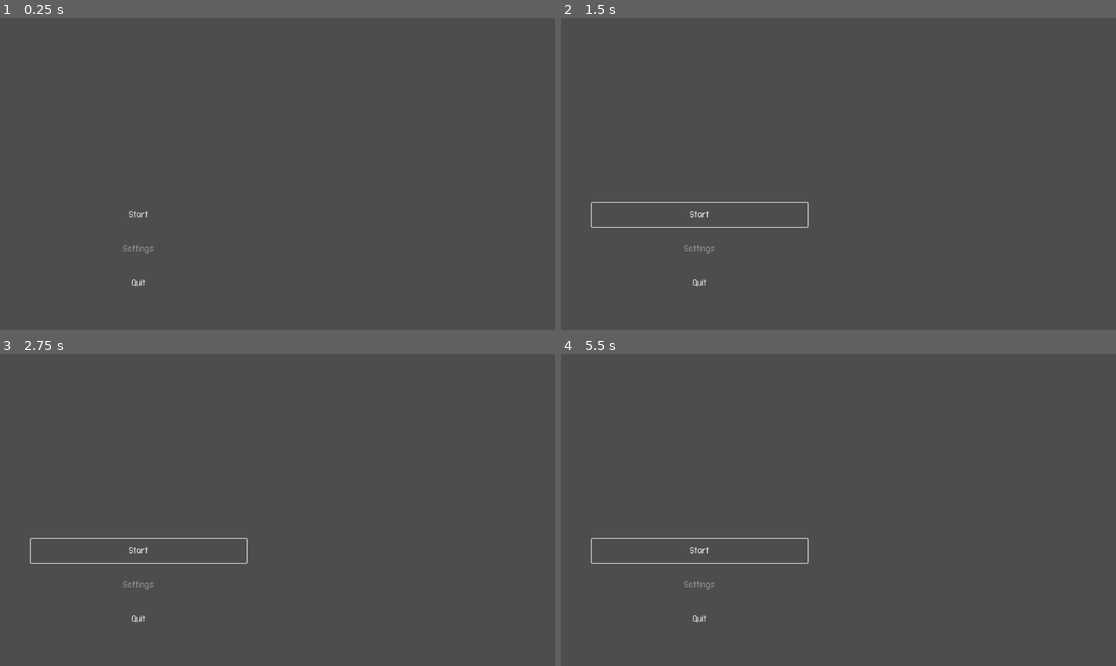
Above: before the commit, frames 1-4 (two rows, left to right).
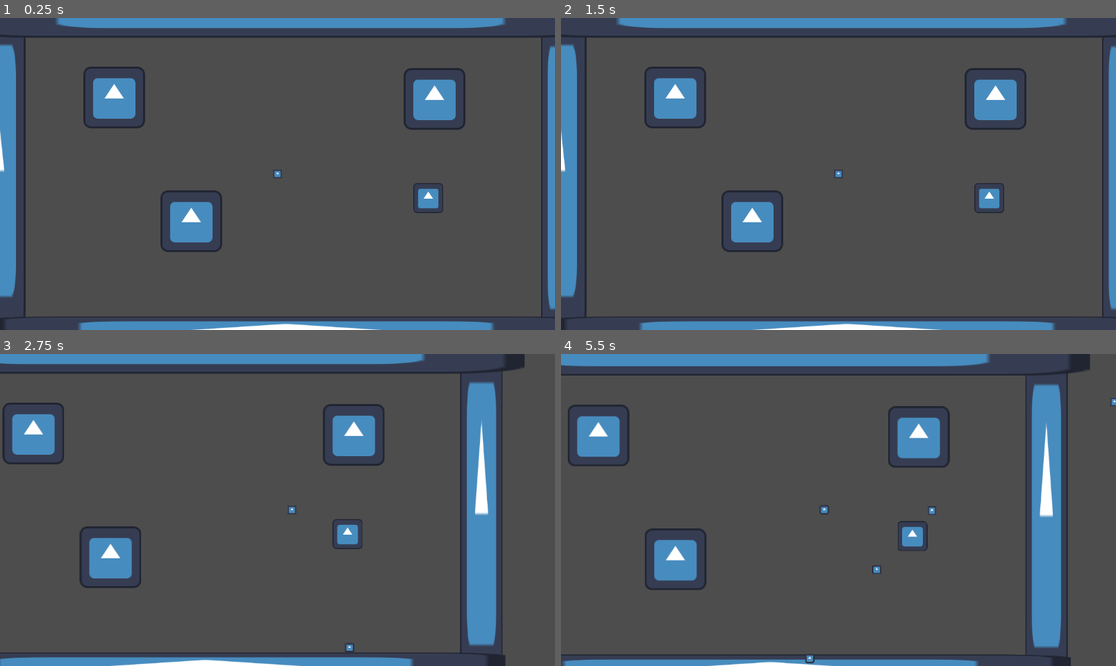
Above: after the commit, the same moments.

Repository: NassimNG20/up_dog
Game: Godot game, scene res://scenes/game_scene.tscn
Same seed, same stepped clock (60 frames per second), same inputs: the game is played once before the commit and once after it. Before the commit the project starts from res://scenes/menu/start_menu.tscn. The engine's default icon, where the game draws it, is replaced by a stand-in: a white triangle on a blue panel in a dark square.
Inputs (mouse positions are in pixels of both pictures, inside the frame that each line leads up to):
- Up to frame 1 (0.25 s): no input
- Up to frame 2 (1.5 s): click (699, 214) at 0.5 s, where only the run before the commit has a clickable "Start"; click (699, 214) at 1.25 s, where only the run before the commit has a clickable "Start"
- Up to frame 3 (2.75 s): tap Enter at 2 s; hold D (move_right) from 2.03 s (still down)
- Up to frame 4 (5.5 s): release D (move_right) at 2.78 s; hold S (move_down) 2.78-3.53 s; hold D (move_right) 3.53-4.28 s; hold W (move_up) 4.28-5.03 s; hold A (move_left) from 5.03 s (still down)

The runs differ from the first frame. In frame 1, 14% of the frame differs, in the area x 0-100%, y 0-100%; in frame 2, 14%; in frame 3, 16%; in frame 4, 16%.

Commit message:
Implement enemy spawning around player

Diff:
--- a/project.godot
+++ b/project.godot
@@ -11,7 +11,7 @@
 [application]
 
 config/name="up_dog"
-run/main_scene="uid://5fbr28jriqk0"
+run/main_scene="res://scenes/game_scene.tscn"
 config/features=PackedStringArray("4.5", "GL Compatibility")
 config/icon="res://icon.svg"
 
--- a/scenes/ennemies/ennemie_simple.tscn
+++ b/scenes/ennemies/ennemie_simple.tscn
@@ -9,7 +9,7 @@
 script = ExtResource("1_galhy")
 
 [node name="Icon" type="Sprite2D" parent="."]
-scale = Vector2(0.14453126, 0.14453126)
+scale = Vector2(0.144531, 0.144531)
 texture = ExtResource("2_rk54q")
 
 [node name="CollisionShape2D" type="CollisionShape2D" parent="."]
--- /dev/null
+++ b/scenes/ennemies/utils/enemy_spawner.tscn
@@ -0,0 +1,6 @@
+[gd_scene load_steps=2 format=3 uid="uid://dagqx0xyipp0o"]
+
+[ext_resource type="Script" uid="uid://b7rxdj8rpcoi8" path="res://scripts/ennemies/utils/enemy_spawner.gd" id="1_evgd2"]
+
+[node name="Enemy_spawner" type="Node2D"]
+script = ExtResource("1_evgd2")
--- a/scenes/game_scene.tscn
+++ b/scenes/game_scene.tscn
@@ -1,9 +1,10 @@
-[gd_scene load_steps=5 format=3 uid="uid://ctdmn1p2nso5w"]
+[gd_scene load_steps=6 format=3 uid="uid://ctdmn1p2nso5w"]
 
 [ext_resource type="Texture2D" uid="uid://cj5boxn577qh5" path="res://icon.svg" id="1_w5aja"]
 [ext_resource type="PackedScene" uid="uid://cdv8oci8fr3mx" path="res://scenes/main_player/player.tscn" id="2_onqr8"]
 [ext_resource type="PackedScene" uid="uid://2c73c2rxlu1x" path="res://scenes/ennemies/ennemie_simple.tscn" id="3_bw6k5"]
 [ext_resource type="PackedScene" uid="uid://cfb1n3vyvkj3a" path="res://scenes/camera/player_camera_2d.tscn" id="3_ycayy"]
+[ext_resource type="PackedScene" uid="uid://dagqx0xyipp0o" path="res://scenes/ennemies/utils/enemy_spawner.tscn" id="5_y3j0m"]
 
 [node name="game_scene" type="Node2D"]
 
@@ -15,11 +16,12 @@
 position = Vector2(-90, -56)
 
 [node name="Ennemie_simple" parent="." instance=ExtResource("3_bw6k5")]
-position = Vector2(-37, -127)
+position = Vector2(744, -280)
+smooth_speed = 200.0
 
 [node name="Icon" type="Sprite2D" parent="."]
-position = Vector2(501, -61.000008)
-scale = Vector2(0.6875, 6.484375)
+position = Vector2(501, -61)
+scale = Vector2(0.6875, 6.48438)
 texture = ExtResource("1_w5aja")
 
 [node name="Icon2" type="Sprite2D" parent="."]
@@ -29,16 +31,16 @@
 
 [node name="Icon3" type="Sprite2D" parent="."]
 position = Vector2(-83.5, -403)
-scale = Vector2(10.5390625, 1)
+scale = Vector2(10.5391, 1)
 texture = ExtResource("1_w5aja")
 
 [node name="Icon4" type="Sprite2D" parent="."]
-position = Vector2(-71.99999, 267)
-scale = Vector2(9.734375, 0.421875)
+position = Vector2(-72, 267)
+scale = Vector2(9.73438, 0.421875)
 texture = ExtResource("1_w5aja")
 
 [node name="Icon5" type="Sprite2D" parent="."]
-position = Vector2(222.99998, -6.000001)
+position = Vector2(223, -6)
 scale = Vector2(0.484375, 0.484375)
 texture = ExtResource("1_w5aja")
 
@@ -53,3 +55,6 @@
 [node name="Icon8" type="Sprite2D" parent="."]
 position = Vector2(-269, 42)
 texture = ExtResource("1_w5aja")
+
+[node name="Enemy_spawner" parent="." instance=ExtResource("5_y3j0m")]
+enemy_scene = ExtResource("3_bw6k5")
--- a/scenes/main_player/player.tscn
+++ b/scenes/main_player/player.tscn
@@ -11,7 +11,7 @@
 player_res = ExtResource("2_m355v")
 
 [node name="Icon" type="Sprite2D" parent="."]
-scale = Vector2(0.14257811, 0.14257811)
+scale = Vector2(0.142578, 0.142578)
 texture = ExtResource("1_r5asd")
 
 [node name="CollisionShape2D" type="CollisionShape2D" parent="."]
--- a/scenes/menu/start_menu.tscn
+++ b/scenes/menu/start_menu.tscn
@@ -15,7 +15,7 @@
 anchor_bottom = 1.0
 offset_left = 64.0
 offset_top = -264.0
-offset_right = 512.0
+offset_right = 527.0
 offset_bottom = -72.0
 grow_vertical = 0
 theme_override_constants/separation = 20
--- /dev/null
+++ b/scripts/ennemies/utils/enemy_spawner.gd
@@ -0,0 +1,40 @@
+extends Node2D
+
+# Enemy scene to spawn (drag enemy.tscn here in the Inspector)
+@export var enemy_scene: PackedScene
+# Distance from the player where enemies will spawn
+@export var spawn_radius := 600.0
+# Time (in seconds) between each spawn
+@export var spawn_delay := 1.0
+# Reference to the player node
+var player: Node2D
+
+func _ready():
+	# Get the player automatically using the "player" group
+	player = get_tree().get_first_node_in_group("player")
+	# Start the infinite spawn loop
+	spawn_loop()
+
+
+func spawn_loop() -> void:
+	# Infinite loop that spawns enemies every spawn_delay seconds
+	while true:
+		await get_tree().create_timer(spawn_delay).timeout
+		spawn_enemy()
+
+
+func spawn_enemy():
+	# Safety check in case the player doesn't exist
+	if not player: return
+	# Create a new enemy instance
+	var enemy = enemy_scene.instantiate()
+	# Add the enemy to the same parent as the spawner
+	get_parent().add_child(enemy)
+	# Pick a random direction around the player (0 → 360°)
+	var angle = randf() * TAU
+
+	# Convert the angle to a position offset at spawn_radius distance
+	var offset = Vector2(cos(angle), sin(angle)) * spawn_radius
+
+	# Place the enemy around the player
+	enemy.global_position = player.global_position + offset
Not shown, changed: assets/connection_ii/ConnectionII.otf.import
Not shown, changed: icon.svg.import
Not shown: 1 places in scenes/main_player/player.tscn that only renumber resources
Not shown, added: scripts/ennemies/utils/enemy_spawner.gd.uid
